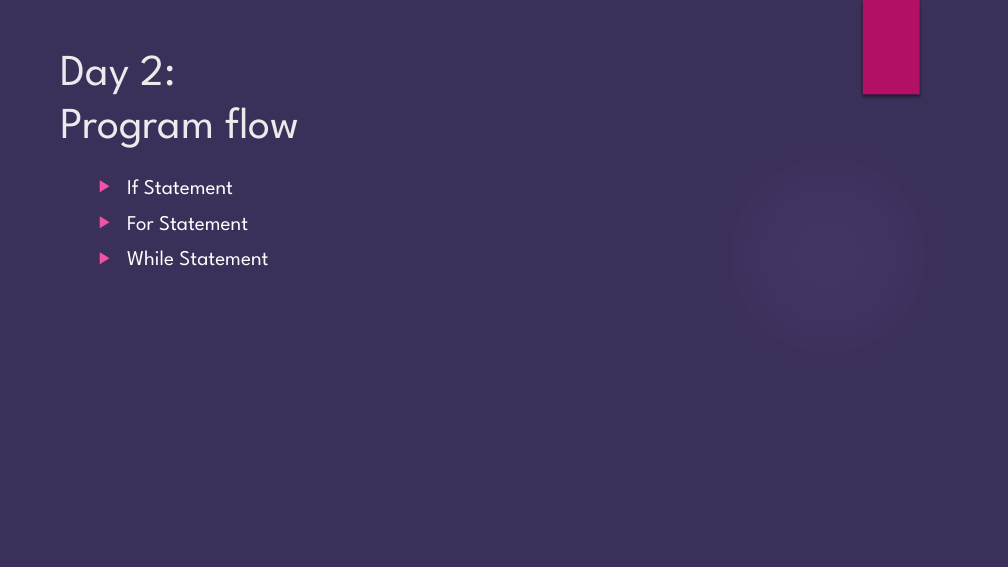
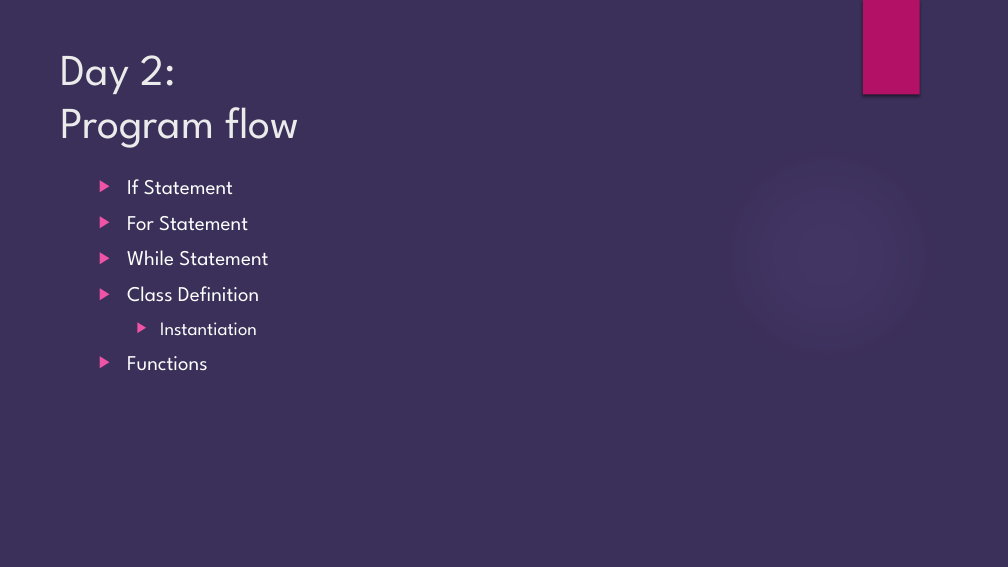
Before and after one commit to brianjgrier/Python-Overview, a slide deck: slide 15 of Python Introduction.pptx. Drawn at 1008x567 pixels with LibreOffice and Linux fonts; fonts in the diff are those of the drawing; background and template pictures are left out. Boxes give left, top, right and bottom in pixels: in the first picture for what was removed or moved away, otherwise in the second. Text is boxed around its words. In the diff, an @@ line names an element or a change of style, - is before the commit and + after.

```diff
--- a/Python Introduction.pptx
+++ b/Python Introduction.pptx
@@ text at (x1=127, y1=286, x2=259, y2=371): paragraphs added @@
+▶ Class Definition
+  ▶ Instantiation
+▶ Functions
```
Also in this commit, not shown: 11 other slides changed, 3 slides added.
